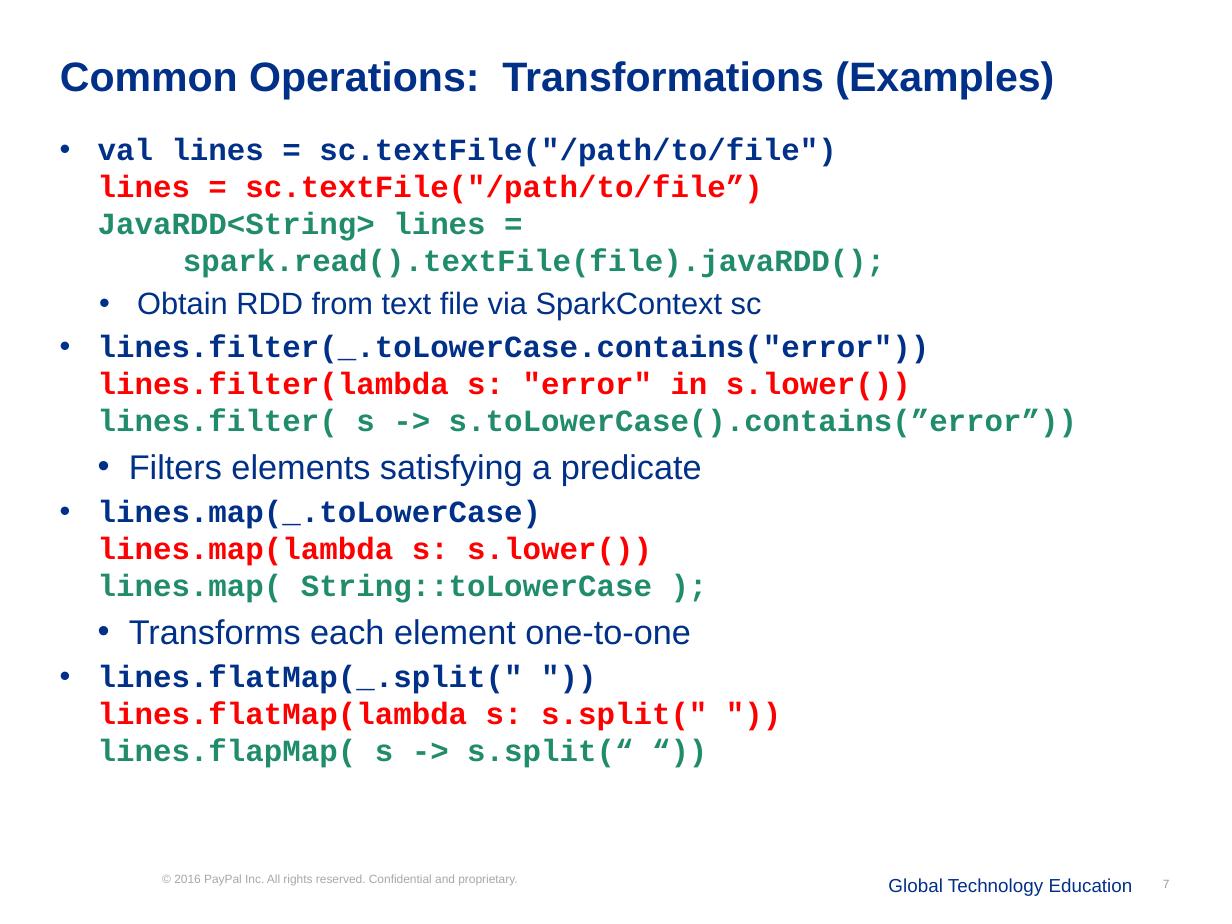
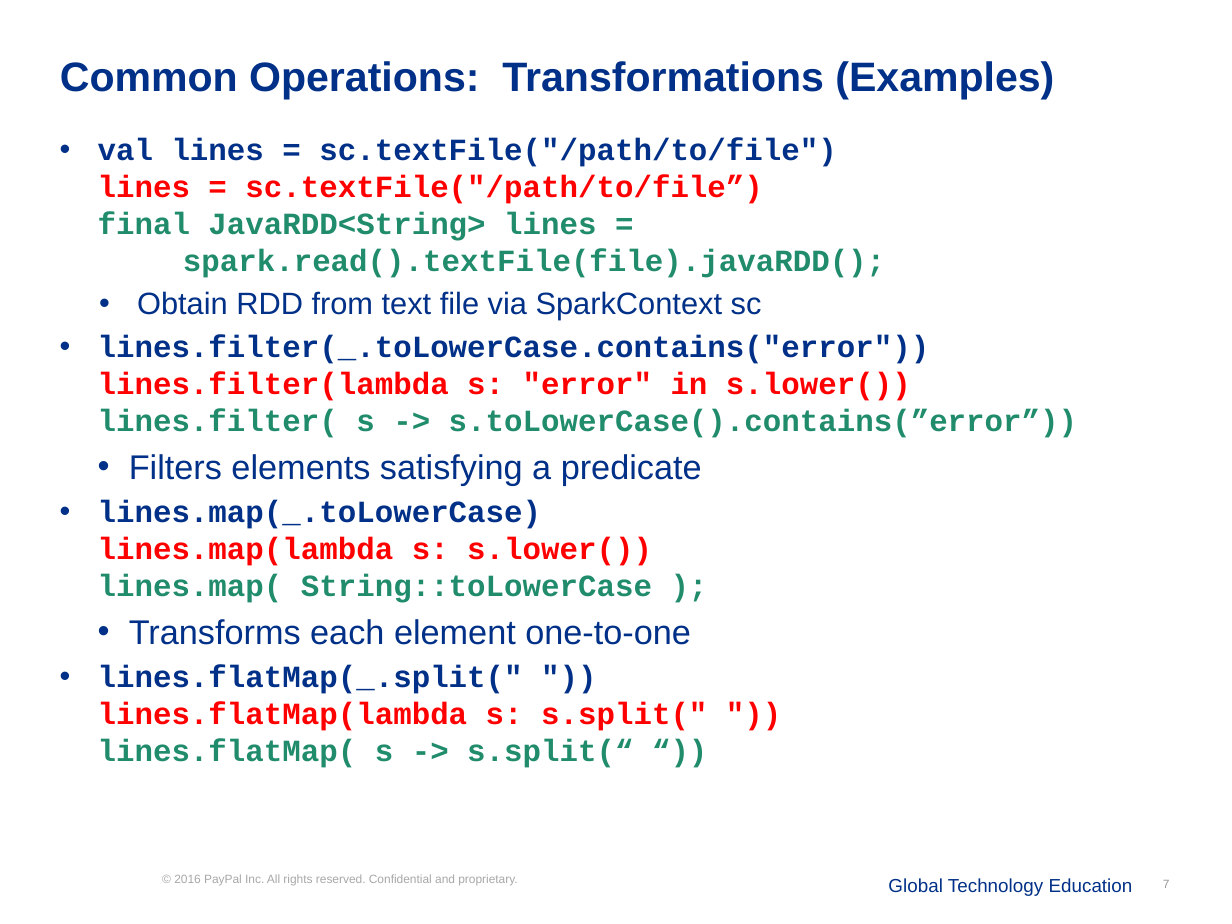
Before and after one commit to timph/hadoop-spark-class, a slide deck: slide 7 of lesson-520-developing-with-rdds/slides/developing-with-rdds.pptx. Drawn at 1232x924 pixels with LibreOffice and Linux fonts; fonts in the diff are those of the drawing; background and template pictures are left out. Boxes give left, top, right and bottom in pixels: in the first picture for what was removed or moved away, otherwise in the second. Text is boxed around its words. In the diff, an @@ line names an element or a change of style, - is before the commit and + after.

```diff
--- a/lesson-520-developing-with-rdds/slides/developing-with-rdds.pptx
+++ b/lesson-520-developing-with-rdds/slides/developing-with-rdds.pptx
@@ text at (x1=98, y1=138, x2=885, y2=278): text changed @@
-• val lines = sc.textFile("/path/to/file")
-  lines = sc.textFile("/path/to/file”)
-  JavaRDD<String> lines =
-  spark.read().textFile(file).javaRDD();
+• val lines = sc.textFile("/path/to/file")
+  lines = sc.textFile("/path/to/file”)
+  final JavaRDD<String> lines =
+  spark.read().textFile(file).javaRDD();
@@ text at (x1=98, y1=665, x2=707, y2=768): text changed @@
-• lines.flatMap(_.split(" "))
-  lines.flatMap(lambda s: s.split(" "))
-  lines.flapMap( s -> s.split(“ “))
+• lines.flatMap(_.split(" "))
+  lines.flatMap(lambda s: s.split(" "))
+  lines.flatMap( s -> s.split(“ “))
```
Also in this commit, not shown: 1 other slide changed, 1 other file.
